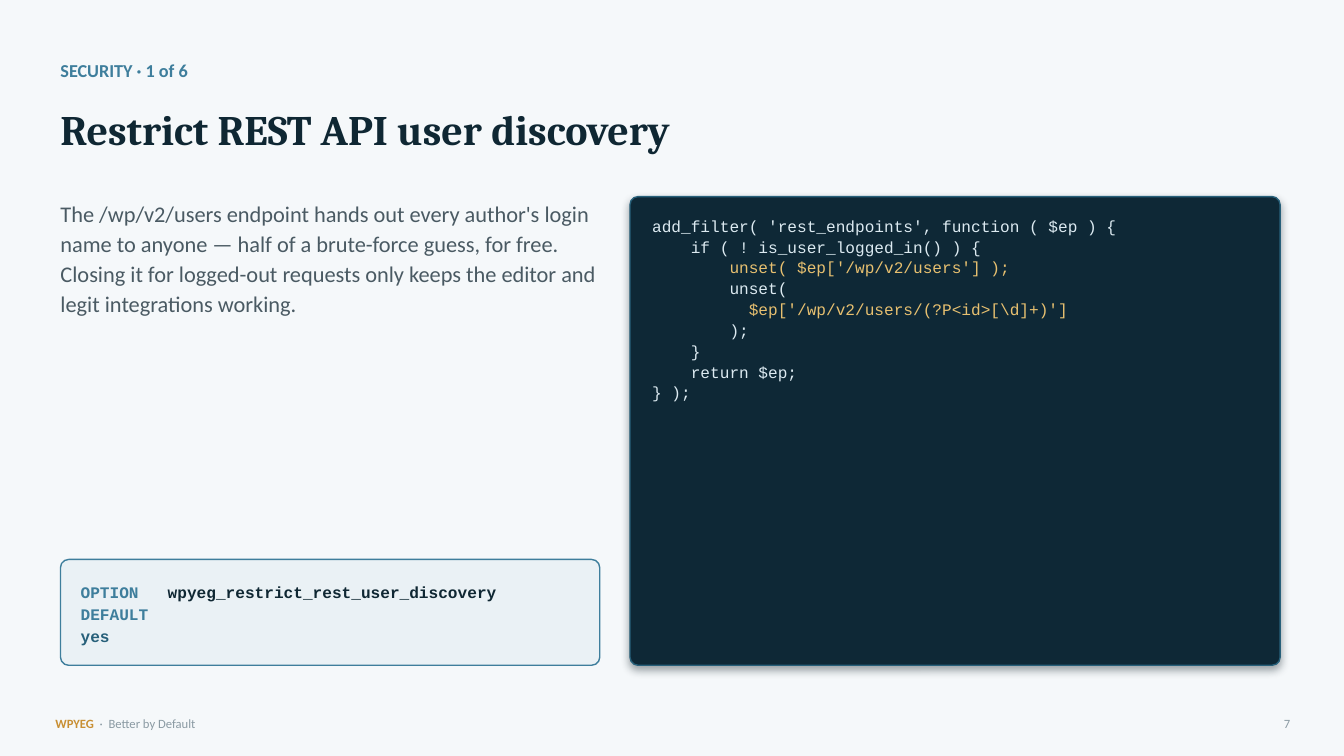
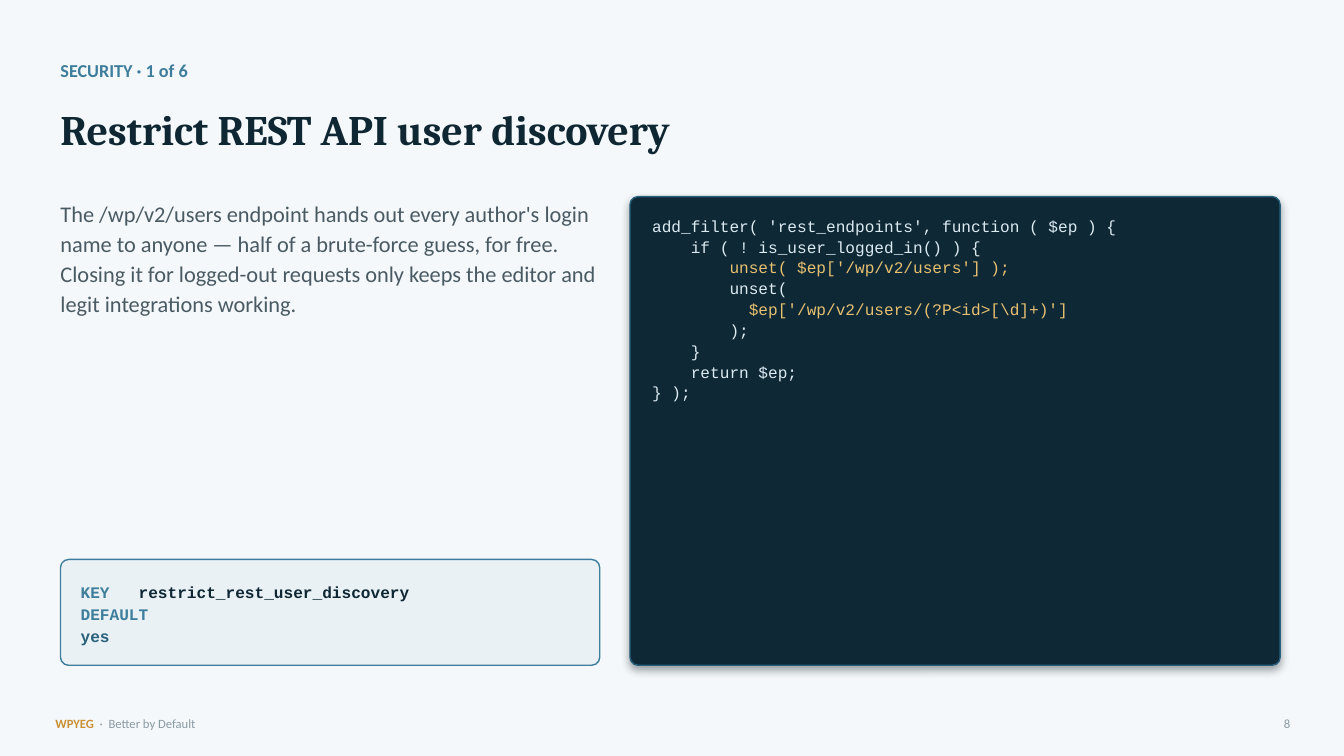
Before and after one commit to WPYEG/Better-by-Default, a slide deck: slide 8 of workshop/Better-by-Default.pptx (slide 7 before the commit). Drawn at 1344x756 pixels with LibreOffice and Linux fonts; fonts in the diff are those of the drawing. Boxes give left, top, right and bottom in pixels: in the first picture for what was removed or moved away, otherwise in the second. Text is boxed around its words. In the diff, an @@ line names an element or a change of style, - is before the commit and + after.

```diff
--- a/workshop/Better-by-Default.pptx
+++ b/workshop/Better-by-Default.pptx
@@ text at (x1=81, y1=586, x2=410, y2=602): text changed @@
-OPTION wpyeg_restrict_rest_user_discovery
+KEY restrict_rest_user_discovery
@@ text at (x1=1284, y1=719, x2=1290, y2=728): text changed @@
-7
+8
```
Also in this commit, not shown: 16 other slides changed, 4 slides added, 11 other files.
